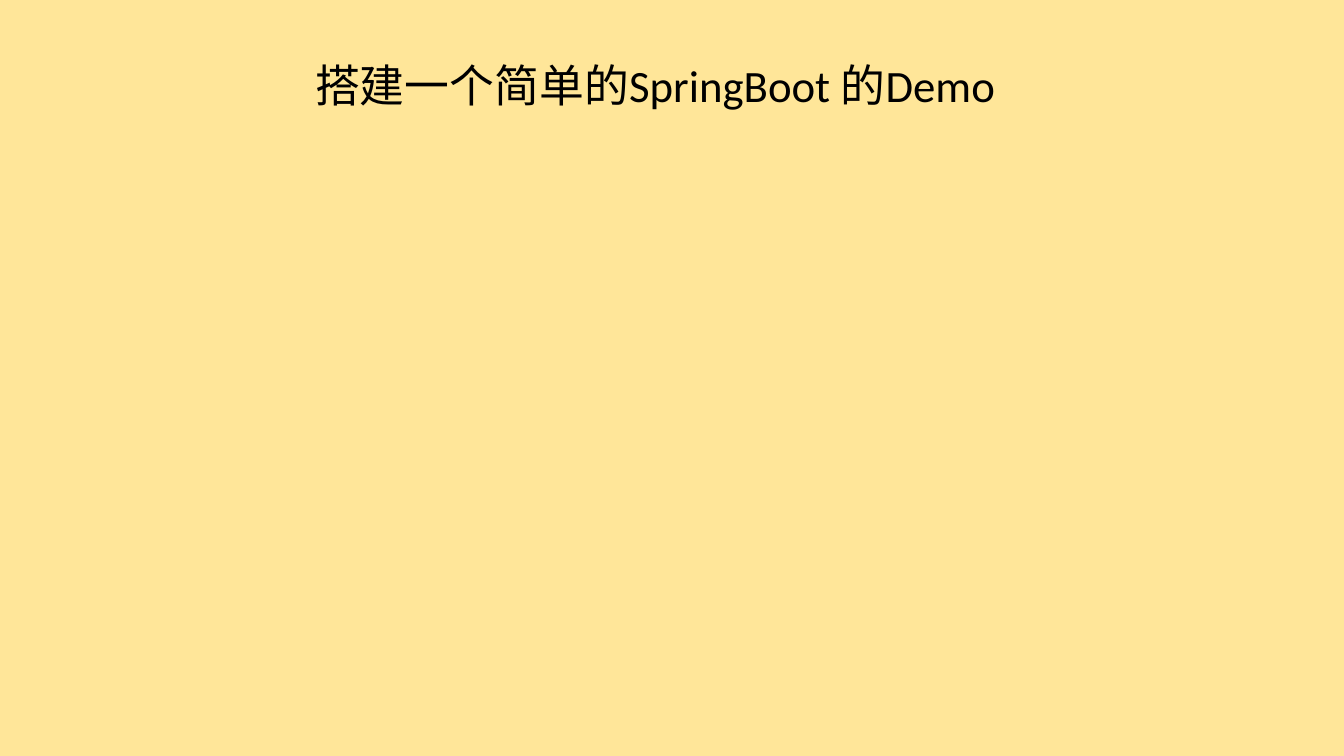
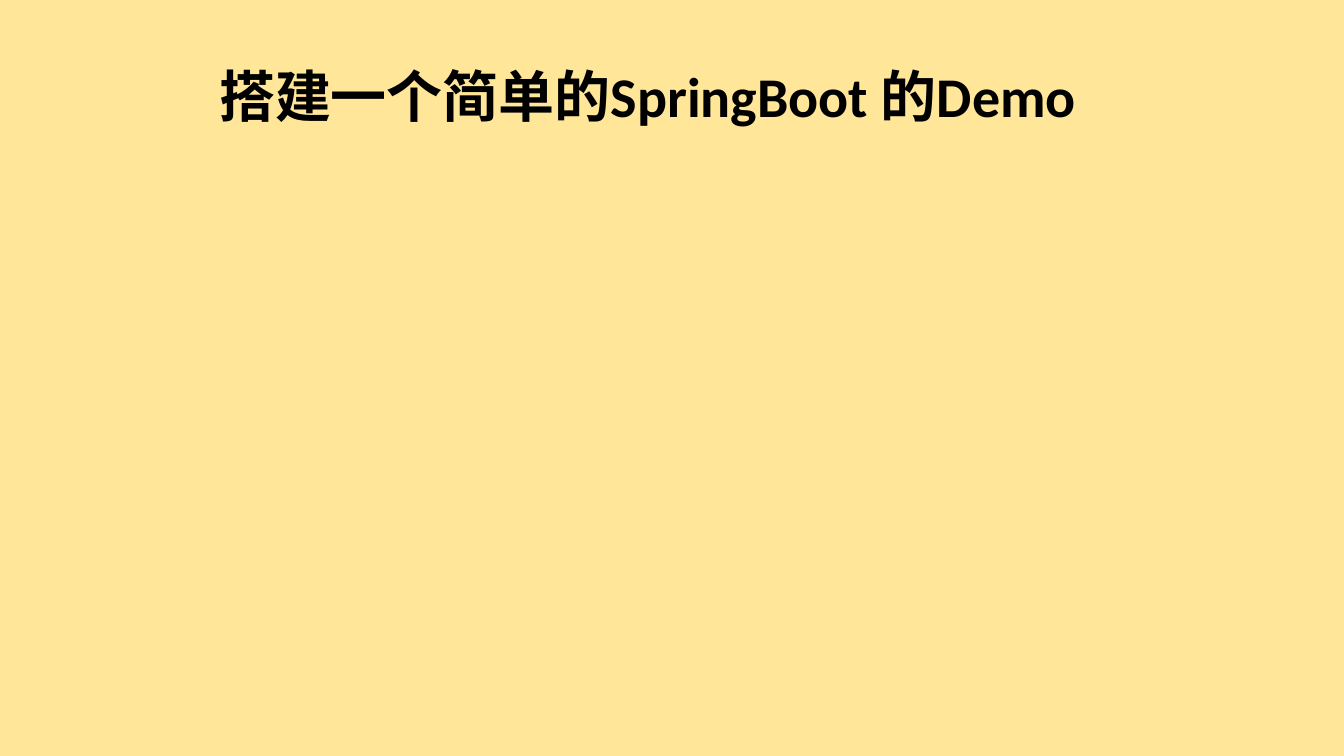
Before and after one commit to alangui/SpringBoot, a slide deck: slide 4 of SpringBoot.pptx. Drawn at 1344x756 pixels with LibreOffice and Linux fonts; fonts in the diff are those of the drawing. Boxes give left, top, right and bottom in pixels: in the first picture for what was removed or moved away, otherwise in the second. Text is boxed around its words. In the diff, an @@ line names an element or a change of style, - is before the commit and + after.

```diff
--- a/SpringBoot.pptx
+++ b/SpringBoot.pptx
@@ text "搭建一个简单的SpringBoot 的Demo": place and size @@
-text "搭建一个简单的SpringBoot 的Demo" at box(315, 64, 995, 110)
+text "搭建一个简单的SpringBoot 的Demo" at box(219, 69, 1076, 127)
@@ text "搭建一个简单的SpringBoot 的Demo" at box(219, 69, 1076, 127): size 32 to 40 pt, bold on @@
```
Also in this commit, not shown: 1 other slide changed, 3 slides added, 3 slides removed.
